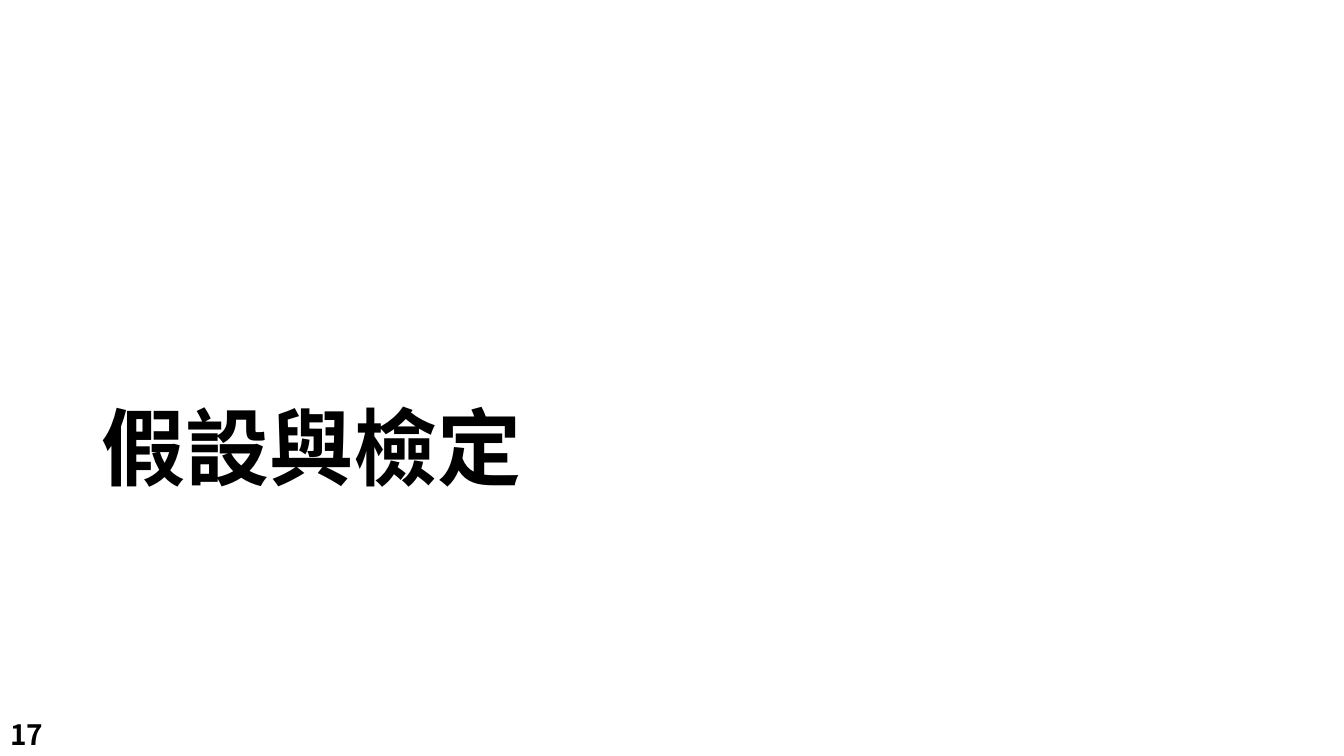
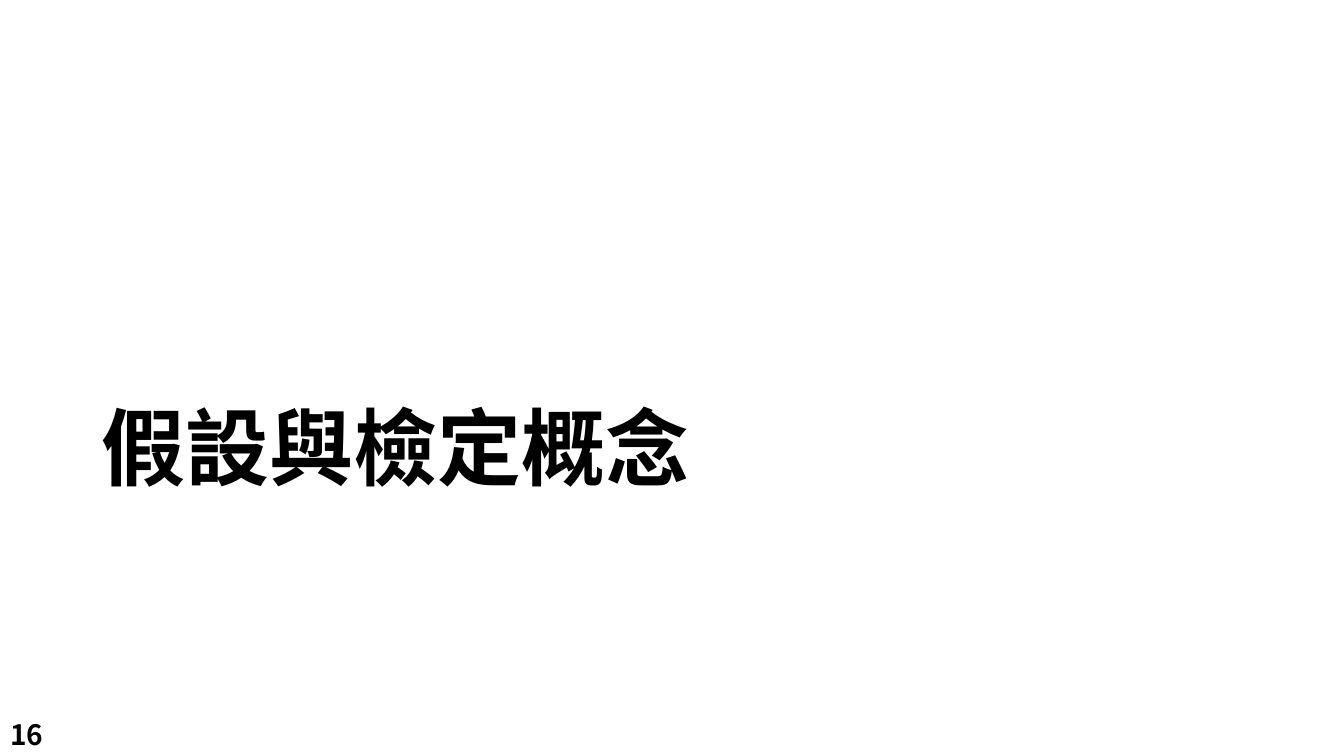
Before and after one commit to LeBronWilly/Basic_R_Language, a slide deck: slide 16 of R_Presentation.pptx (slide 17 before the commit). Drawn at 1344x756 pixels with LibreOffice and Linux fonts; fonts in the diff are those of the drawing; background and template pictures are left out. Boxes give left, top, right and bottom in pixels: in the first picture for what was removed or moved away, otherwise in the second. Text is boxed around its words. In the diff, an @@ line names an element or a change of style, - is before the commit and + after.

```diff
--- a/R_Presentation.pptx
+++ b/R_Presentation.pptx
@@ title at (102, 406, 690, 487): text changed @@
-假設與檢定
+假設與檢定概念
@@ page number at (10, 724, 43, 746): text changed @@
-17
+16
```
Also in this commit, not shown: 17 other slides changed, 2 other files.
